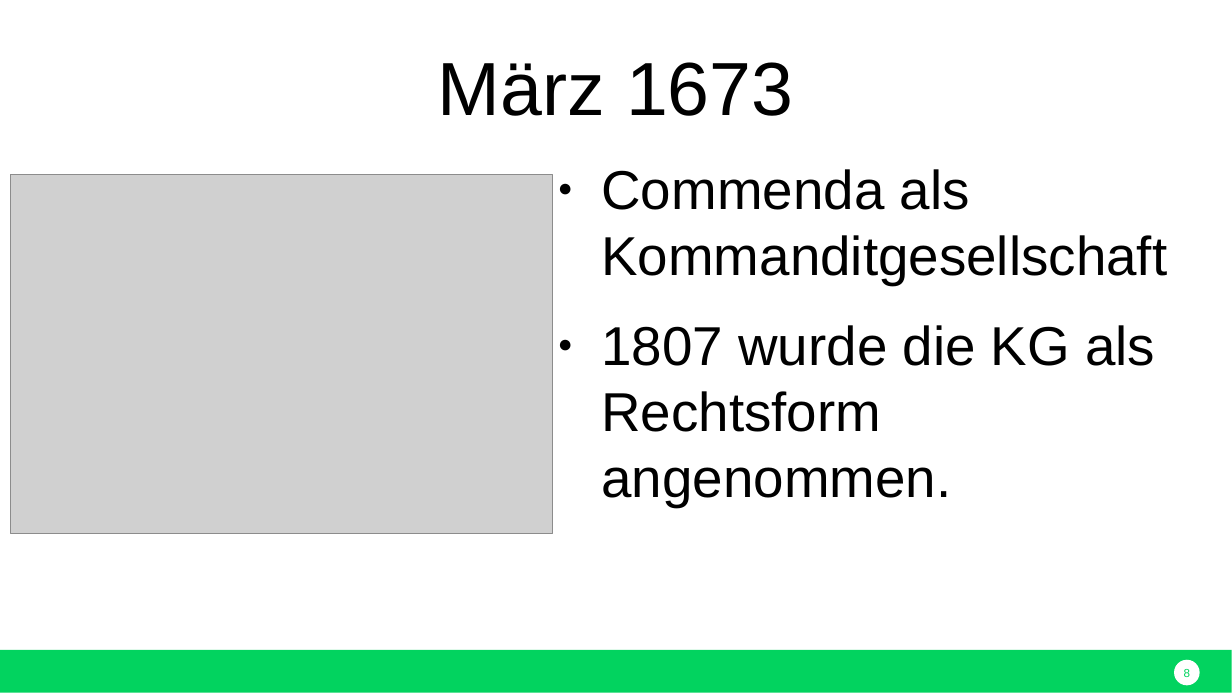
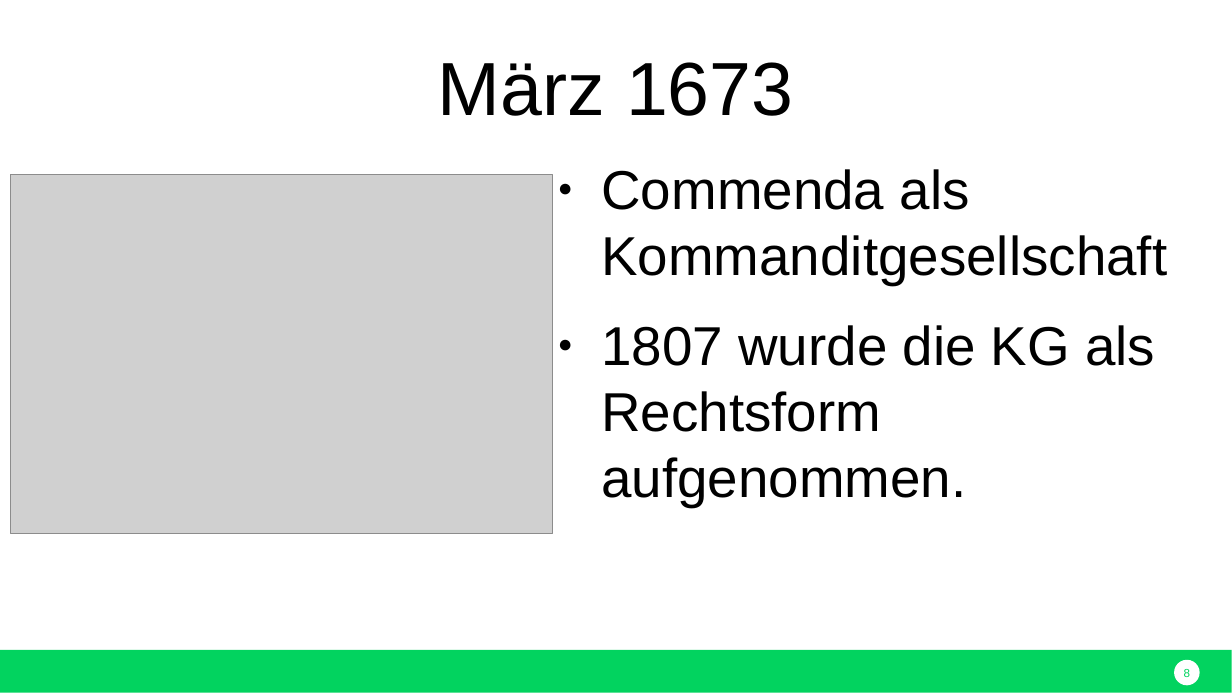
Before and after one commit to nodeg/exercises, a slide deck: slide 8 of Referat_BWP_KG_eugen.pptx. Drawn at 1232x693 pixels with LibreOffice and Linux fonts; fonts in the diff are those of the drawing; grey boxes stand for pictures. Boxes give left, top, right and bottom in pixels: in the first picture for what was removed or moved away, otherwise in the second. Text is boxed around its words. In the diff, an @@ line names an element or a change of style, - is before the commit and + after.

```diff
--- a/Referat_BWP_KG_eugen.pptx
+++ b/Referat_BWP_KG_eugen.pptx
@@ text at [601, 325, 1155, 506]: text changed @@
-● 1807 wurde die KG als Rechtsform angenommen.
+● 1807 wurde die KG als Rechtsform aufgenommen.
```
Also in this commit, not shown: 2 other slides changed.
